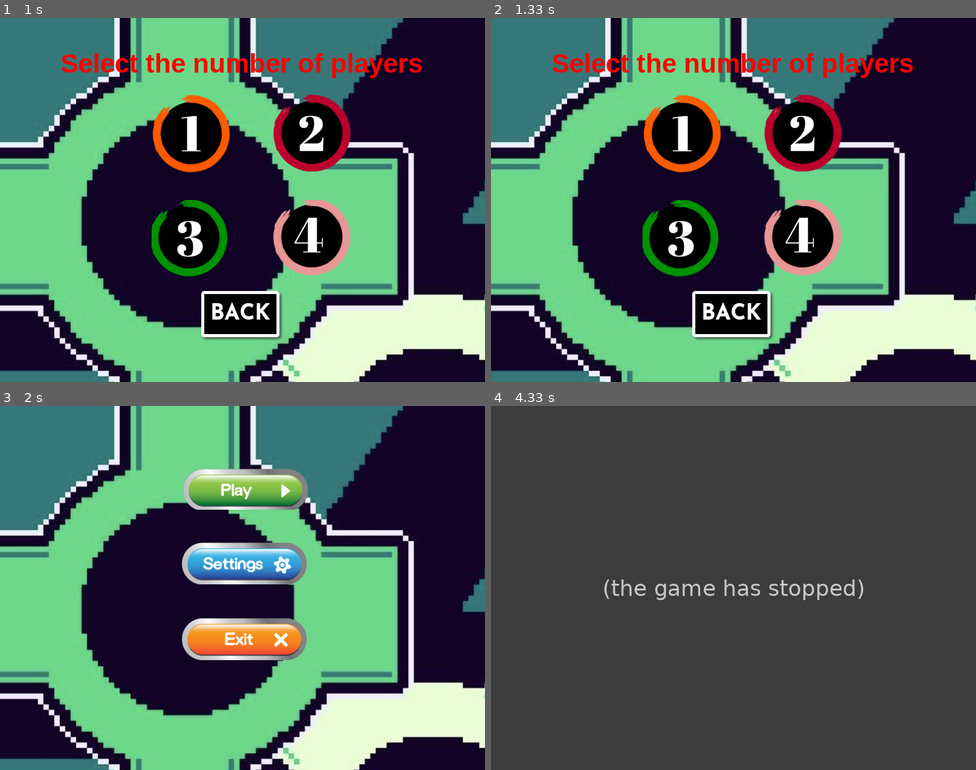
Above: before the commit, frames 1-4 (two rows, left to right).
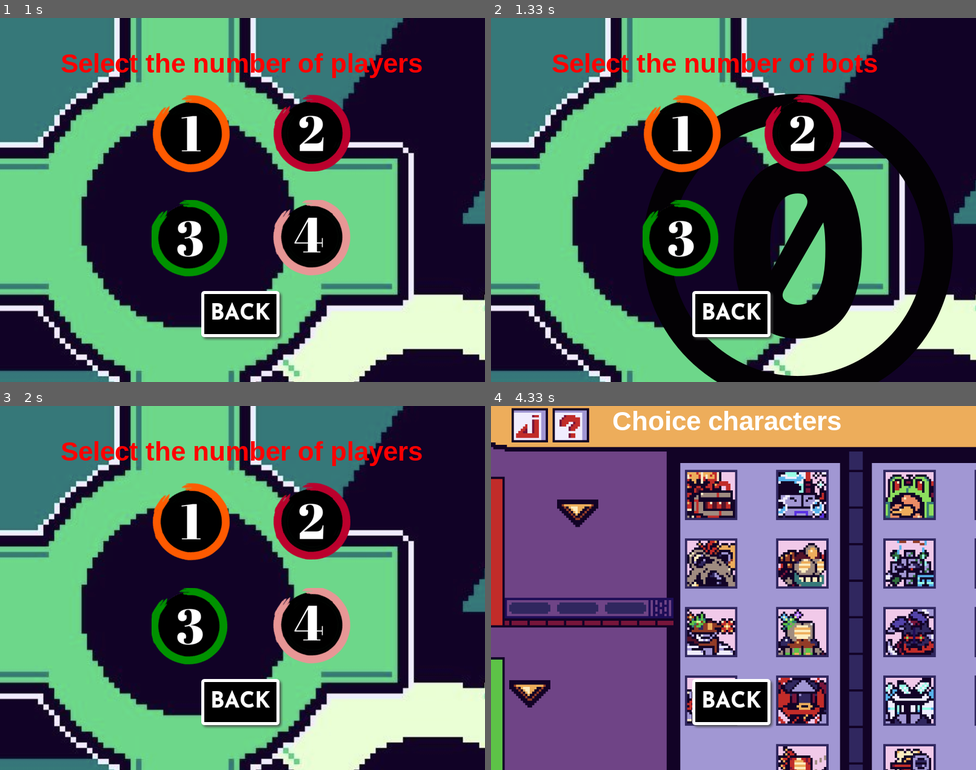
Above: after the commit, the same moments.

Repository: Yloan/Projet_pygame
Game: pygame game, started from src/ui/menu.py
Two runs of this game, one before a commit and one after it. Both use one fixed random seed, a clock stepped at 60 frames per second and the inputs below.
Inputs (mouse positions are in pixels of both pictures, inside the frame that each line leads up to):
- Up to frame 1 (1 s): tap Space at 0.33 s; click (242, 98) at 0.72 s
- Up to frame 2 (1.33 s): press the mouse at (680, 134) at 1.03 s; move the mouse to (675, 127) at 1.13 s; release the mouse at (665, 123) at 1.27 s
- Up to frame 3 (2 s): press the mouse at (305, 624) at 1.37 s; move the mouse to (252, 635) at 1.47 s; release the mouse at (194, 646) at 1.6 s; click (242, 704) at 1.72 s
- Up to frame 4 (4.33 s): click (820, 486) at 2.22 s; click (680, 522) at 2.55 s; press the mouse at (733, 704) at 3.37 s; move the mouse to (718, 700) at 3.47 s; release the mouse at (704, 700) at 3.6 s; click (680, 624) at 3.72 s; click (699, 518) at 4.05 s

Frame 1 is identical in both runs. In frame 2, 19% of the frame differs, in the area x 31-96%, y 9-100%; in frame 3, 20%; in frame 4, 100%, in the area x 0-100%, y 0-100%.
Before the commit the program exited at 3.73 s; later frames show no game.

Commit message:
improve the menu, and add the menu choice of characters

Diff:
--- a/src/ui/button.py
+++ b/src/ui/button.py
@@ -1,30 +1,33 @@
+# exemple d'implémentation dans button.py
 import pygame
 
-# bouton class
-class Button():
-    def __init__(self, x, y, image, scale):
+class Button:
+    def __init__(self, x, y, image, scale=1):
         width = image.get_width()
         height = image.get_height()
-        self.image = pygame.transform.scale(image, (int(width * scale), int(height * scale)))
-        self.rect = self.image.get_rect()
-        self.rect.topleft = (x, y)
+        self.image = pygame.transform.scale(image, (int(width*scale), int(height*scale)))
+        self.rect = self.image.get_rect(topleft=(x, y))
         self.clicked = False
 
     def draw(self, surface):
         action = False
-        # get mouse position
         pos = pygame.mouse.get_pos()
 
-        # check mouseover and clicked conditions
-        if self.rect.collidepoint(pos):
-            if pygame.mouse.get_pressed()[0] == 1 and not self.clicked:
-                self.clicked = True
-                action = True
-
-        if pygame.mouse.get_pressed()[0] == 0:
-            self.clicked = False
-
-        # draw button on screen
+        # dessine le bouton
         surface.blit(self.image, (self.rect.x, self.rect.y))
 
+        # si souris sur le bouton
+        if self.rect.collidepoint(pos):
+            # si on appuie et que ce n'était pas déjà en "clicked", on mémorise l'appui
+            if pygame.mouse.get_pressed()[0] and not self.clicked:
+                self.clicked = True
+            # si on relâche et que self.clicked était True -> click effectif
+            if not pygame.mouse.get_pressed()[0] and self.clicked:
+                self.clicked = False
+                action = True
+        else:
+            # si on sort du bouton sans relâcher, on réinitialise l'état
+            if not pygame.mouse.get_pressed()[0]:
+                self.clicked = False
+
         return action
--- a/src/ui/menu.py
+++ b/src/ui/menu.py
@@ -3,28 +3,30 @@
 
 pygame.init()
 
-#Taille de la fenêtre
+# Taille de la fenêtre
 SCREEN_WIDTH = 800
 SCREEN_HEIGHT = 600
 
 screen = pygame.display.set_mode((SCREEN_WIDTH, SCREEN_HEIGHT))
 pygame.display.set_caption("Main Menu")
 
-#game variables
+# game variables
 game_started = False
 menu_state = "main"
 number_players = 0
+number_bot = 0
 
-#define front
+# define font
 font = pygame.font.SysFont("arialblack", 40)
 
-#define colors
+# define colors
 TEXT_COL = (255, 255, 255)
 TEXT_COL2 = (255, 0, 0)
 
 wallpaper = pygame.image.load("assets/wallpapers/wallpaper.png").convert_alpha()
+choice_chracters = pygame.image.load("assets/wallpapers/choice_chracters.png").convert_alpha()
 
-#load button mages
+# load button images
 play_img = pygame.image.load("assets/buttons/button_play.png").convert_alpha()
 settings_img = pygame.image.load("assets/buttons/button_settings.png").convert_alpha()
 exit_img = pygame.image.load("assets/buttons/button_exit.png").convert_alpha()
@@ -32,13 +34,14 @@
 audio_img = pygame.image.load("assets/buttons/button_audio.png").convert_alpha()
 keys_img = pygame.image.load("assets/buttons/button_keys.png").convert_alpha()
 back_img = pygame.image.load("assets/buttons/button_back.png").convert_alpha()
+zero_player_img = pygame.image.load("assets/buttons/button_zero_player.png").convert_alpha()
 one_player_img = pygame.image.load("assets/buttons/button_one_player.png").convert_alpha()
 two_players_img = pygame.image.load("assets/buttons/button_two_players.png").convert_alpha()
 three_players_img = pygame.image.load("assets/buttons/button_trhee_players.png").convert_alpha()
 four_players_img = pygame.image.load("assets/buttons/button_four_players.png").convert_alpha()
 
 
-#create button instances
+# create button instances
 play_button = button.Button(300, 100, play_img, 1)
 settings_button = button.Button(300, 225, settings_img, 1)
 exit_button = button.Button(300, 350, exit_img, 1)
@@ -46,6 +49,7 @@
 audio_button = button.Button(225, 200, audio_img, 1)
 keys_button = button.Button(246, 325, keys_img, 1)
 back_button = button.Button(332, 450, back_img, 1)
+zero_player_button = button.Button(250, 125, zero_player_img, 1)
 one_player_button = button.Button(250, 125, one_player_img, 1)
 two_players_button = button.Button(450, 125, two_players_img, 1)
 three_players_button = button.Button(250, 300, three_players_img, 1)
@@ -56,24 +60,24 @@
     img = font.render(text, True, text_col)
     screen.blit(img, (x, y))
 
-#game loop
+
+# game loop
 run = True
-while run :
+while run:
     screen.blit(wallpaper, (0, 0))
 
-    if game_started == True:
-        #check menu states
+    if game_started:
+        # main menu
         if menu_state == "main":
-            #draw pause screen buttons
             if play_button.draw(screen):
                 menu_state = "play"
             if settings_button.draw(screen):
                 menu_state = "settings"
             if exit_button.draw(screen):
                 run = False
-            #check settings menu
-        if menu_state == "settings":
-            #draw options menu
+
+        # settings menu
+        elif menu_state == "settings":
             if video_button.draw(screen):
                 print("Video Settings")
             if audio_button.draw(screen):
@@ -82,32 +86,87 @@
                 print("Keys Settings")
             if back_button.draw(screen):
                 menu_state = "main"
-        if menu_state == "play":
+
+        # play -> choose number of players
+        elif menu_state == "play":
             draw_text("Select the number of players", font, TEXT_COL2, 100, 50)
             if one_player_button.draw(screen):
-                menu_state == "one_player"
+                menu_state = "one_player"
                 number_players = 1
             if two_players_button.draw(screen):
-                menu_state == "two_player"
+                menu_state = "two_players"
                 number_players = 2
             if three_players_button.draw(screen):
-                menu_state == "three_player"
+                menu_state = "three_players"
                 number_players = 3
             if four_players_button.draw(screen):
-                menu_state == "four_player"
+                menu_state = "choice_characters"
                 number_players = 4
             if back_button.draw(screen):
                 menu_state = "main"
+
+        # one player -> choose number of bots
+        elif menu_state == "one_player":
+            draw_text("Select the number of bots", font, TEXT_COL2, 100, 50)
+            if zero_player_button.draw(screen):
+                menu_state = "choice_characters"
+                number_bot = 0
+            if one_player_button.draw(screen):
+                menu_state = "choice_characters"
+                number_bot = 1
+            if two_players_button.draw(screen):
+                menu_state = "choice_characters"
+                number_bot = 2
+            if three_players_button.draw(screen):
+                menu_state = "choice_characters"
+                number_bot = 3
+            if back_button.draw(screen):
+                menu_state = "play"
+
+        # two players -> choose number of bots (example)
+        elif menu_state == "two_players":
+            draw_text("Select the number of bots", font, TEXT_COL2, 100, 50)
+            if zero_player_button.draw(screen):
+                menu_state = "choice_characters"
+                number_bot = 0
+            if one_player_button.draw(screen):
+                menu_state = "choice_characters"
+                number_bot = 1
+            if two_players_button.draw(screen):
+                menu_state = "choice_characters"
+                number_bot = 2
+            if back_button.draw(screen):
+                menu_state = "play"
+
+        # three_players / four_players can be handled similarly if needed
+        elif menu_state == "three_players":
+            draw_text("Select the number of bots", font, TEXT_COL2, 100, 50)
+            if zero_player_button.draw(screen):
+                menu_state = "choice_characters"
+                number_bot = 0
+            if one_player_button.draw(screen):
+                menu_state = "choice_characters"
+                number_bot = 1
+            if back_button.draw(screen):
+                menu_state = "play"
+
+        elif menu_state == "choice_characters":
+            screen.blit(choice_chracters, (0, 0))
+            draw_text("Choice characters", font, TEXT_COL, 200, 0)
+            if back_button.draw(screen):
+                menu_state = "play"
+
     else:
         draw_text("Press Space to start", font, TEXT_COL, 160, 250)
 
-#event handler
+    # event handler
     for event in pygame.event.get():
         if event.type == pygame.KEYDOWN:
             if event.key == pygame.K_SPACE:
                 game_started = True
         if event.type == pygame.QUIT:
             run = False
+
     pygame.display.update()
 
 pygame.quit()
Binary file added: assets/buttons/button_zero_player.png
Binary file added: assets/wallpapers/choice_chracters.png
Not shown, changed: .DS_Store
Not shown, changed: assets/.DS_Store
Not shown, changed: assets/wallpapers/.DS_Store
